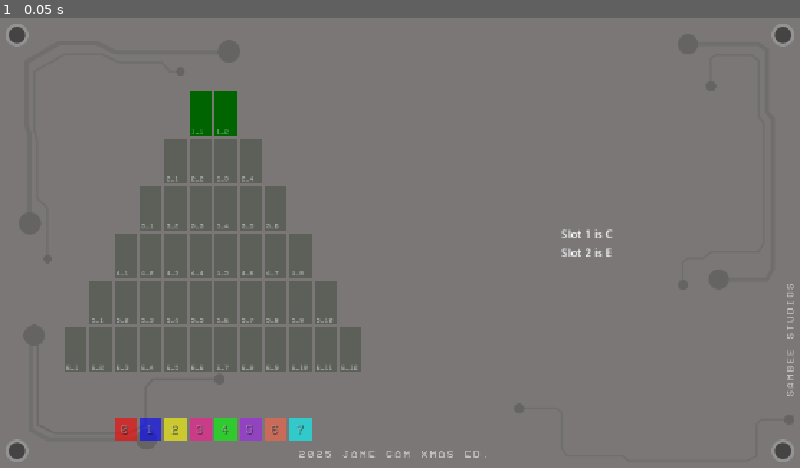
Above: before the commit, frame 1.
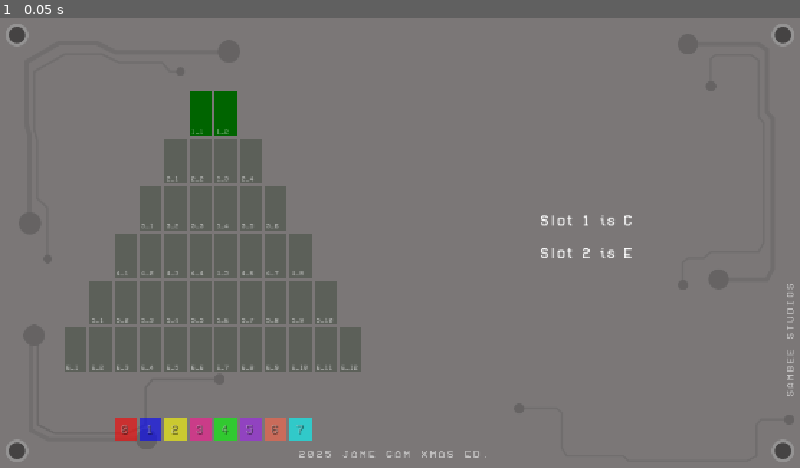
Above: after the commit, the same moment.

Repository: Samiser/christmas-tree-decorator
Game: Godot game, scene res://tree.tscn
Two runs of this game, one before a commit and one after it. Both use one fixed random seed, a clock stepped at 60 frames per second and the inputs below. The project has no main scene, so this scene is started directly.
Inputs:
- Up to frame 1 (0.05 s): no input

The runs differ from the first frame. In frame 1, 0.3% of the frame differs, in the area x 67-79%, y 43-54%.

Commit message:
minor improvements / fixes

Diff:
--- a/constraints_list.tscn
+++ b/constraints_list.tscn
@@ -1,7 +1,10 @@
-[gd_scene load_steps=3 format=3 uid="uid://dwgq1acfvn16j"]
+[gd_scene load_steps=4 format=3 uid="uid://dwgq1acfvn16j"]
 
 [ext_resource type="Script" uid="uid://bmjxet2v8fen2" path="res://constraints_list.gd" id="1_efbjd"]
 [ext_resource type="FontFile" uid="uid://cmwhpb6lbgalg" path="res://fonts/vhs-vcr-osd.ttf" id="2_1vgcp"]
+
+[sub_resource type="Theme" id="Theme_1vgcp"]
+default_font = ExtResource("2_1vgcp")
 
 [node name="ConstraintsList" type="VBoxContainer"]
 anchors_preset = 15
@@ -9,6 +12,8 @@
 anchor_bottom = 1.0
 grow_horizontal = 2
 grow_vertical = 2
+theme = SubResource("Theme_1vgcp")
+theme_override_constants/separation = 2
 script = ExtResource("1_efbjd")
 
 [node name="RichTextLabel" type="RichTextLabel" parent="."]
--- a/tree.gd
+++ b/tree.gd
@@ -10,6 +10,7 @@
 @export var colour_container: HBoxContainer
 @export var constraints_list: ConstraintsList
 @export var selected_colour: ColorRect
+@export var sequence_player: SequencePlayer
 
 @export var tree_height = 7;
 @export var tree_tile : PackedScene
@@ -84,19 +85,21 @@
 func _input(event):
 	if event is InputEventKey and event.pressed:
 		if event.keycode == KEY_SPACE:
+			if sequence_player.is_playing:
+				return
+
 			var sequence = get_row_decorations(current_level)
 			var puzzle = puzzle_manager.get_puzzle(current_level)
 
 			$SequencePlayer.play_sequence(sequence)
 
-			if puzzle:
-				constraints_list.current_puzzle = puzzle
-			else:
+			if not puzzle:
 				print("no puzzle for this row!")
 				return
 
 			if puzzle.check_solution(sequence):
 				print("solved!!")
+				await sequence_player.playback_finished
 				next_level()
 			else:
 				print("incorrect sequence!!")
--- a/tree.tscn
+++ b/tree.tscn
@@ -14,12 +14,13 @@
 [ext_resource type="Texture2D" uid="uid://ber8c88jbnh6b" path="res://sprites/2025 JAME GAM XMAS ED..png" id="10_mkgly"]
 [ext_resource type="Texture2D" uid="uid://by6my4e7fwnr1" path="res://sprites/hole.png" id="11_mkgly"]
 
-[node name="Tree" type="CanvasLayer" node_paths=PackedStringArray("tree_vbox_container", "colour_container", "constraints_list", "selected_colour")]
+[node name="Tree" type="CanvasLayer" node_paths=PackedStringArray("tree_vbox_container", "colour_container", "constraints_list", "selected_colour", "sequence_player")]
 script = ExtResource("1_brfkd")
 tree_vbox_container = NodePath("MainMargin/HBoxContainer/VBoxContainer/TreeContainer")
 colour_container = NodePath("MainMargin/HBoxContainer/VBoxContainer/ColourContainer")
 constraints_list = NodePath("MainMargin/HBoxContainer/ConstraintsList")
 selected_colour = NodePath("SelectedColour")
+sequence_player = NodePath("SequencePlayer")
 tree_tile = ExtResource("2_gvmkm")
 tree_row = ExtResource("3_d2g23")
 light_button = ExtResource("4_44ud8")
